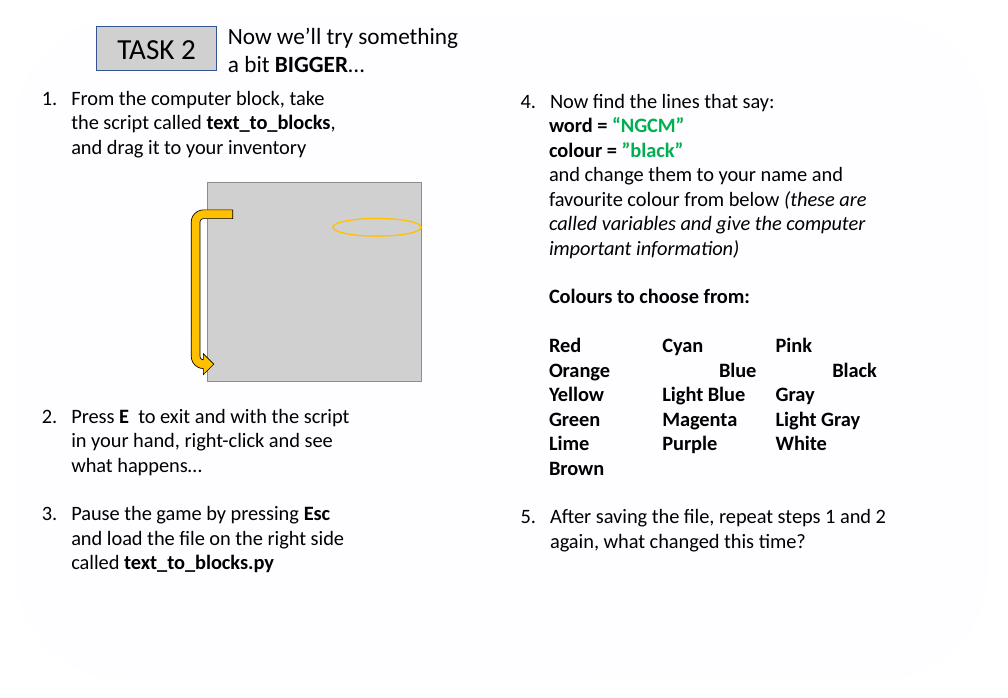
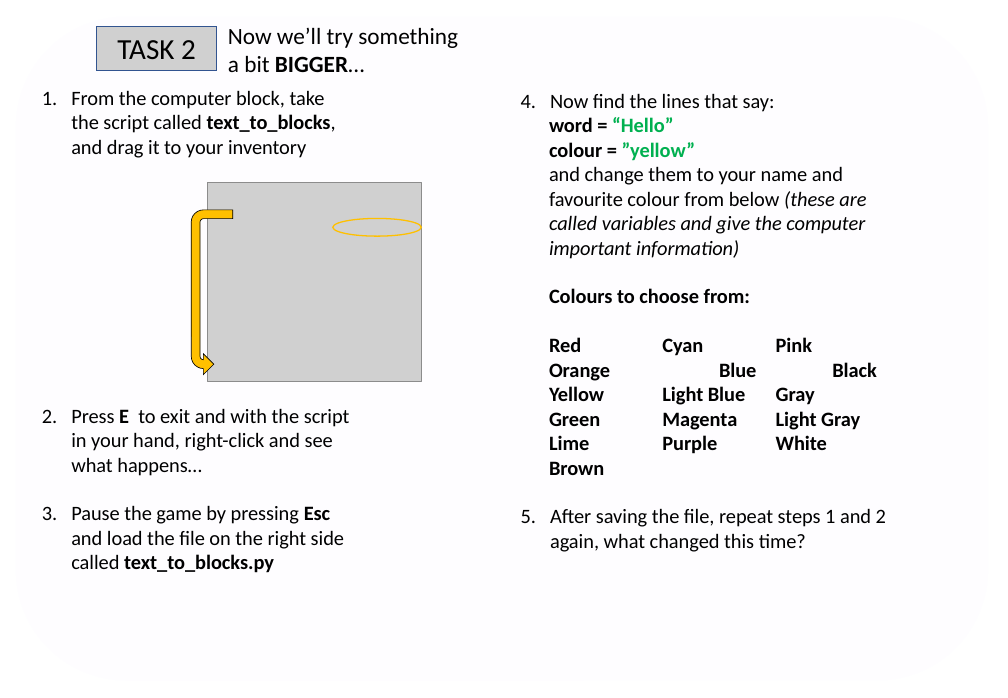
Before and after one commit to alvaropp/PythonTool_outreach, a slide deck: slide 2 of programming_challenge/tasks.horizontal.pptx. Drawn at 1008x698 pixels with LibreOffice and Linux fonts; fonts in the diff are those of the drawing; grey boxes stand for pictures; background and template pictures are left out. Boxes give left, top, right and bottom in pixels: in the first picture for what was removed or moved away, otherwise in the second. Text is boxed around its words. In the diff, an @@ line names an element or a change of style, - is before the commit and + after.

Commit message:
Updated tasks with hello and yellow colour

```diff
--- a/programming_challenge/tasks.horizontal.pptx
+++ b/programming_challenge/tasks.horizontal.pptx
@@ text at bbox=[549, 117, 696, 161]: text changed @@
-  word = “NGCM”
-  colour = ”black”
+  word = “Hello”
+  colour = ”yellow”
```
Also in this commit, not shown: 1 other file.
